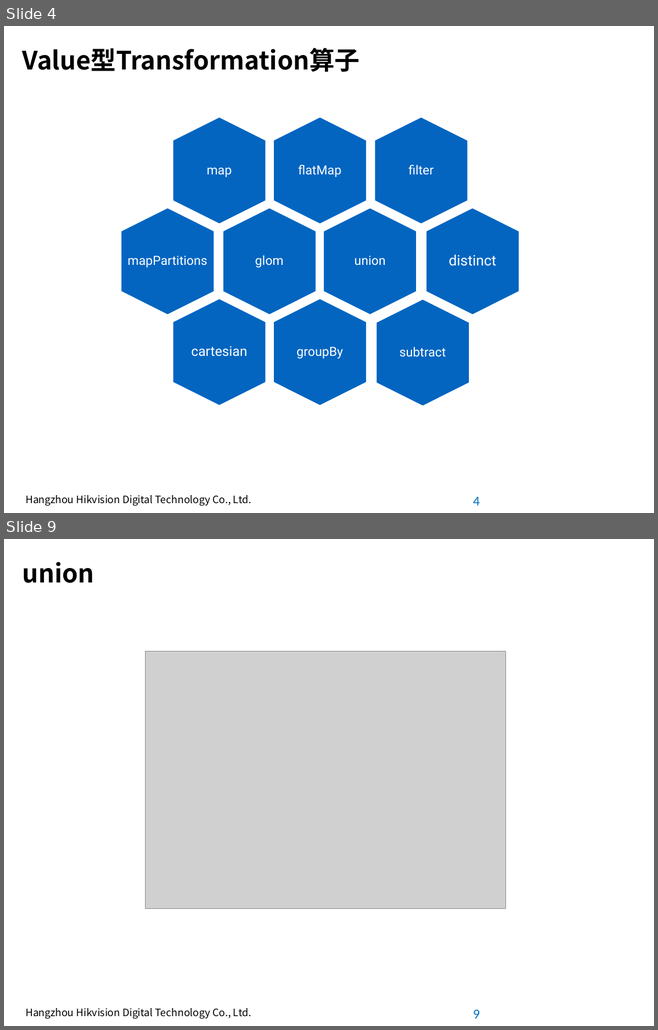
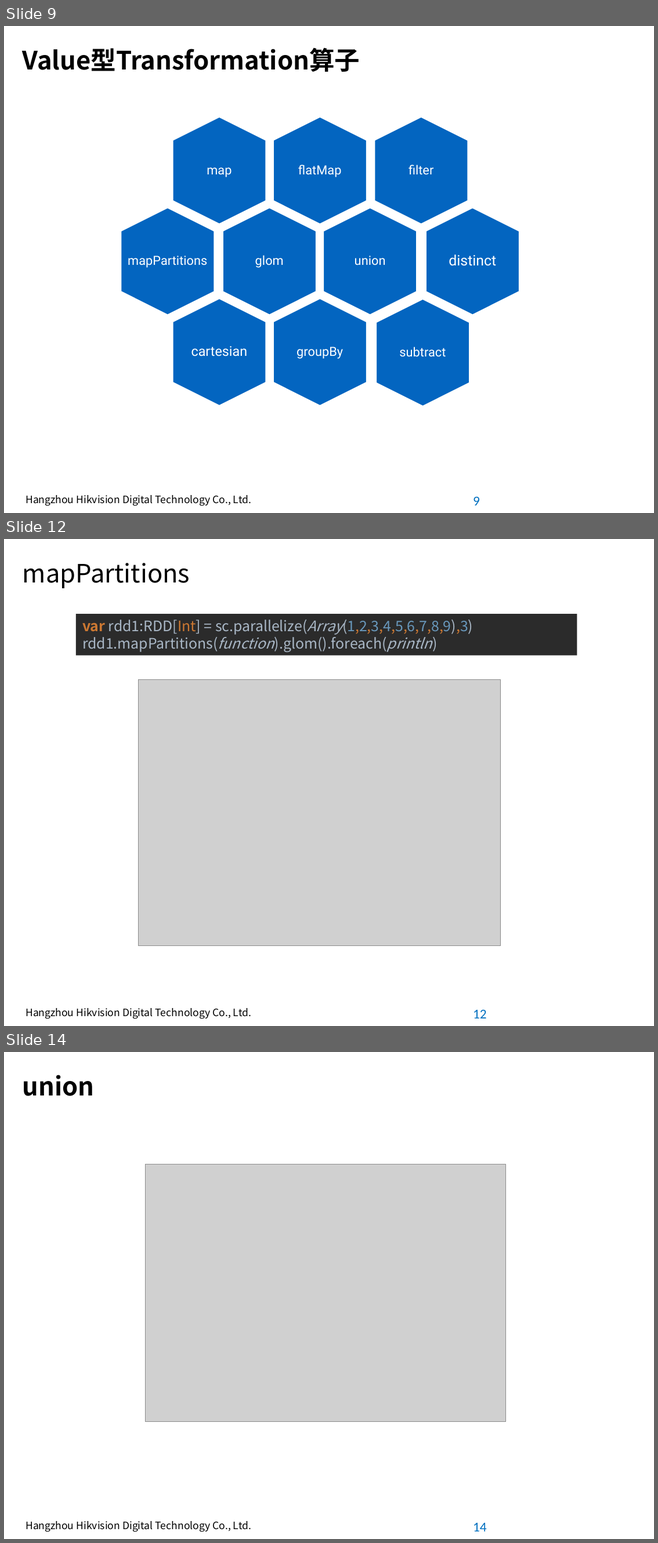
Before and after one commit to pcalpha/Learning, a slide deck: Scala/Spark常用算子.pptx. Shown one above the other, each under a label of ours: slides 4 and 9 before the commit, slides 9, 12 and 14 after it; the slides between them are not shown. The pictures are 658x1030 and 658x1543 pixels, drawn with LibreOffice and Linux fonts; fonts in the diff are those of the drawing; grey boxes stand for pictures; background and template pictures are left out. Boxes give left, top, right and bottom in pixels: in the first picture for what was removed or moved away, otherwise in the second. Text is boxed around its words. In the diff, an @@ line names an element or a change of style, - is before the commit and + after.

```diff
--- a/Scala/Spark常用算子.pptx
+++ b/Scala/Spark常用算子.pptx
@@ slide 12 added at [4, 539, 654, 1026], background #FFFFFF; not listed: 2 template elements that a slide beside it also shows @@
@@ title added at [23, 563, 190, 588], 28 pt, text #000000 @@
+mapPartitions
@@ rectangle added at [76, 614, 577, 655], fill #2B2B2B, 16 pt, text #A9B7C6 @@
+var rdd1:RDD[Int] = sc.parallelize(Array(1,2,3,4,5,6,7,8,9),3)
+rdd1.mapPartitions(function).glom().foreach(println)
@@ picture added at [139, 680, 500, 946] @@
@@ what was slide 4 is now slide 9 @@
@@ page number at [473, 497, 480, 506]: text changed @@
-4
+9
@@ what was slide 9 is now slide 14 @@
@@ page number at [473, 1523, 487, 1532]: text changed @@
-9
+14
```
Also in this commit, not shown: 9 slides changed, 12 other slides added, 8 slides removed.
